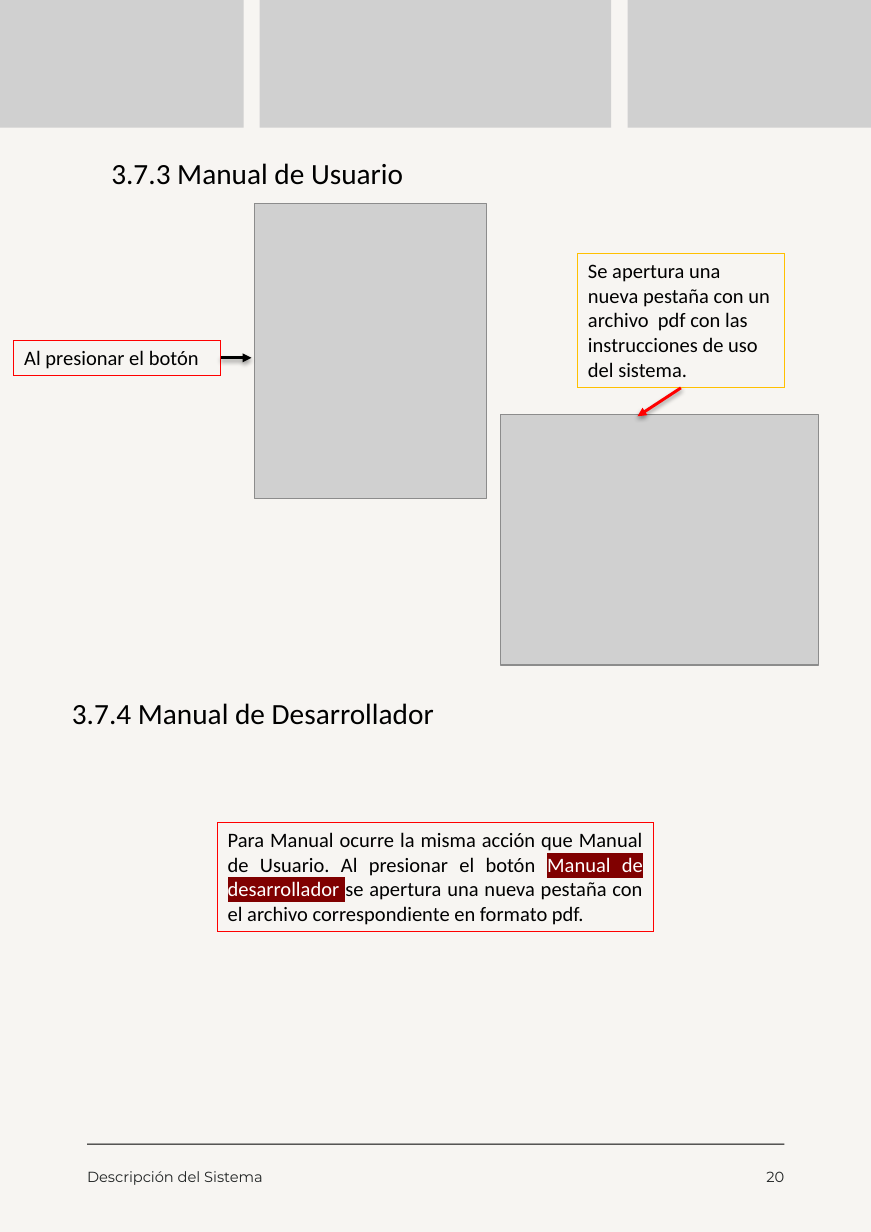
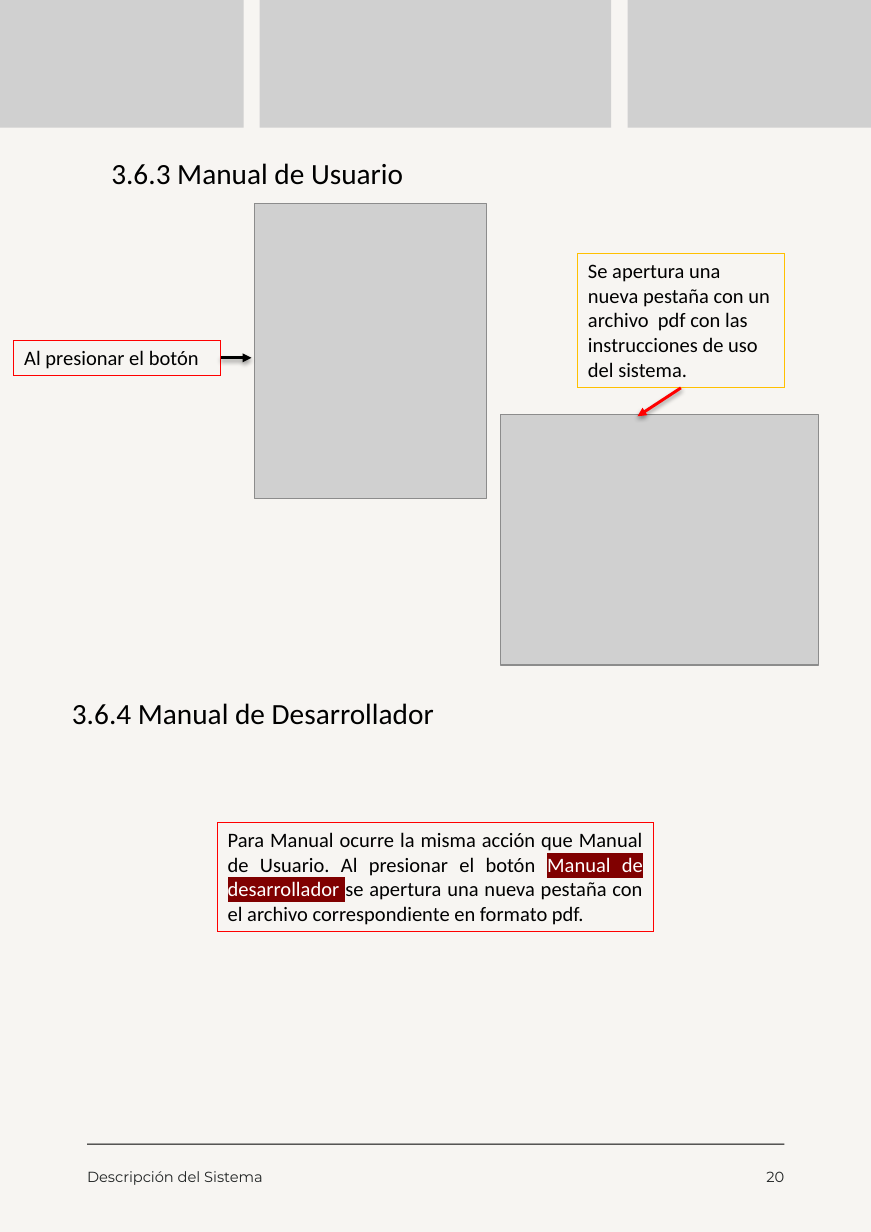
Before and after one commit to moreno-manuel/Pasantia-CVG-FMO, a slide deck: slide 20 of public/files/Manual de Usuario.pptx. Drawn at 871x1232 pixels with LibreOffice and Linux fonts; fonts in the diff are those of the drawing; grey boxes stand for pictures. Boxes give left, top, right and bottom in pixels: in the first picture for what was removed or moved away, otherwise in the second. Text is boxed around its words. In the diff, an @@ line names an element or a change of style, - is before the commit and + after.

Commit message:
manual

```diff
--- a/public/files/Manual de Usuario.pptx
+++ b/public/files/Manual de Usuario.pptx
@@ text at [111, 163, 403, 185]: text changed @@
-3.7.3 Manual de Usuario
+3.6.3 Manual de Usuario
@@ text at [72, 703, 434, 725]: text changed @@
-3.7.4 Manual de Desarrollador
+3.6.4 Manual de Desarrollador
```
Also in this commit, not shown: 12 other slides changed, 1 other file.
